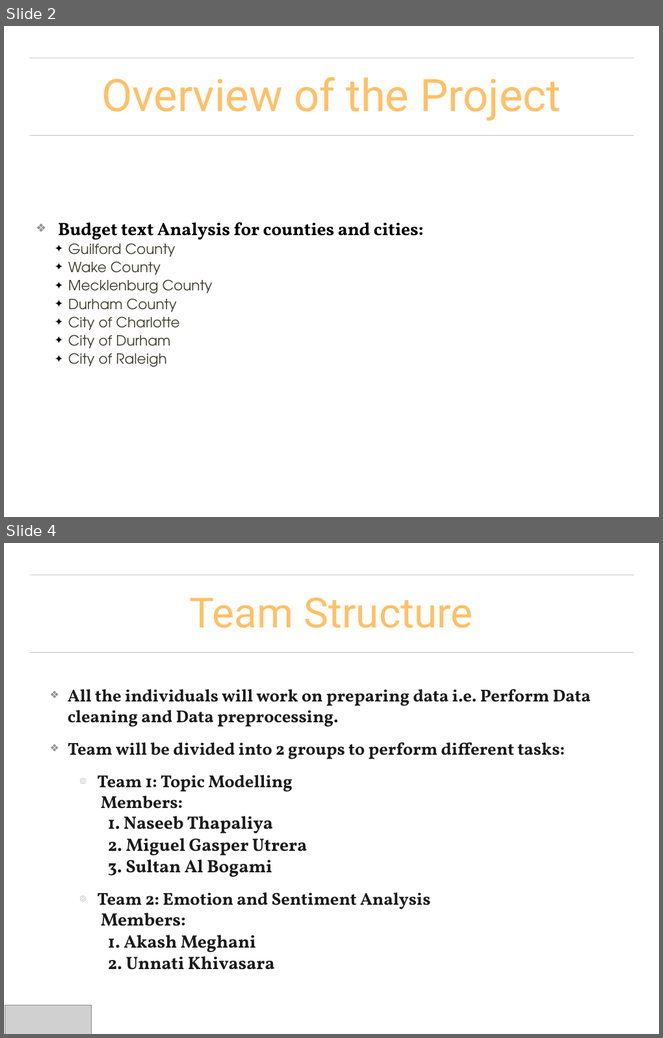
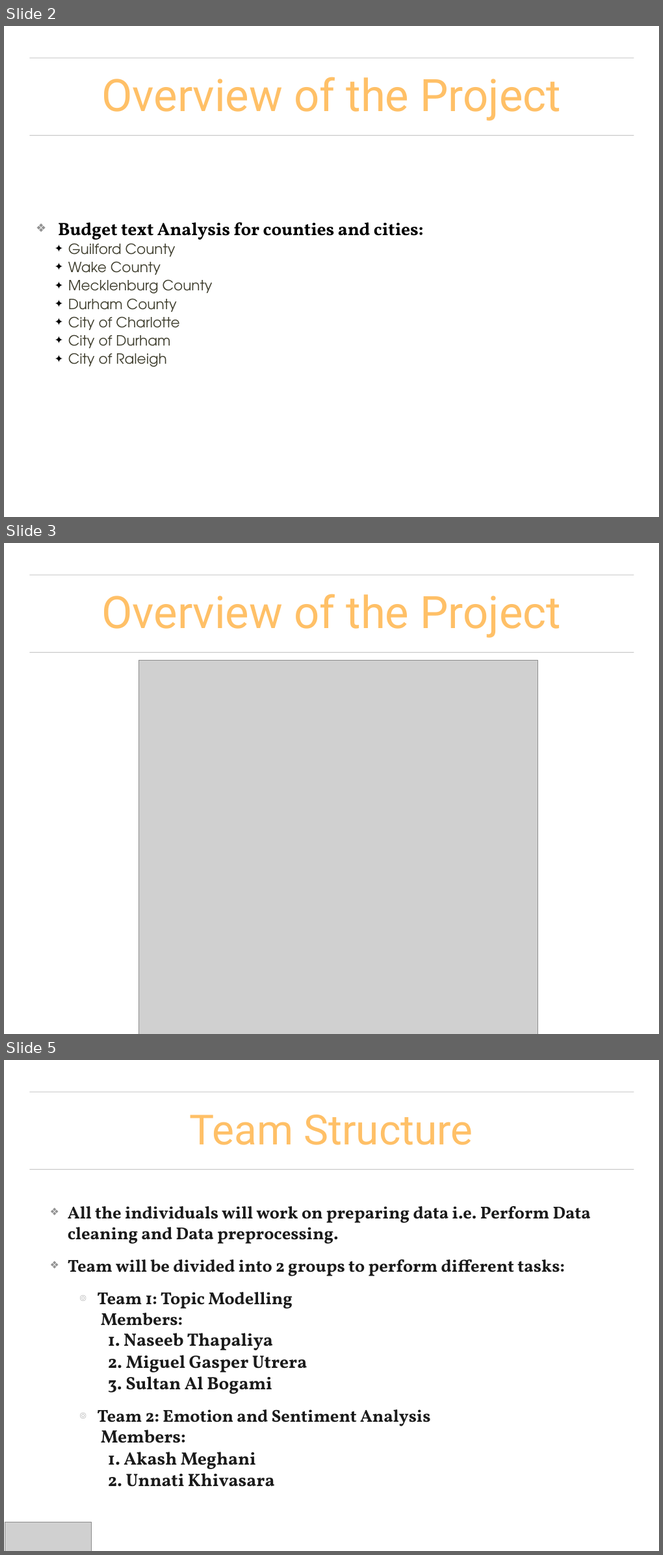
Before and after one commit to UNCG-CSE/Budget_Text_Analysis, a slide deck: doc/Presentations/Budget_Text_ProjectPresentation.pptx. Shown one above the other, each under a label of ours: slides 2 and 4 before the commit, slides 2, 3 and 5 after it; the slides between them are not shown. The pictures are 663x1038 and 663x1555 pixels, drawn with LibreOffice and Linux fonts; fonts in the diff are those of the drawing; grey boxes stand for pictures; background and template pictures are left out. Boxes give left, top, right and bottom in pixels: in the first picture for what was removed or moved away, otherwise in the second. Text is boxed around its words. In the diff, an @@ line names an element or a change of style, - is before the commit and + after.

```diff
--- a/doc/Presentations/Budget_Text_ProjectPresentation.pptx
+++ b/doc/Presentations/Budget_Text_ProjectPresentation.pptx
@@ slide 3 added at [4,543,659,1034], background #FFFFFF; not listed: 2 template elements that a slide beside it also shows @@
@@ title added at [102,594,562,638], 70 pt, text #FFC067 @@
+Overview of the Project
@@ picture added at [139,660,538,1034] @@
@@ what was slide 4 is now slide 5 @@
```
Also in this commit, not shown: 5 slides changed, 3 other slides added.
